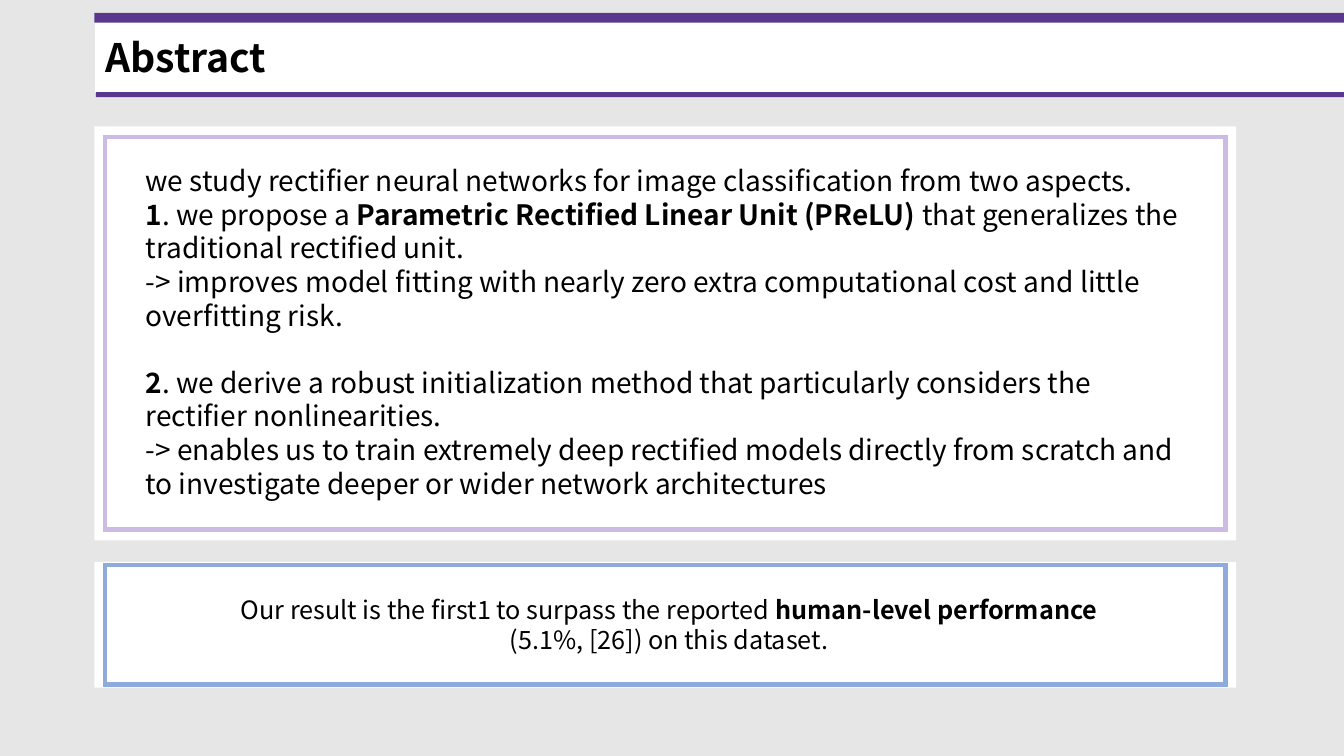
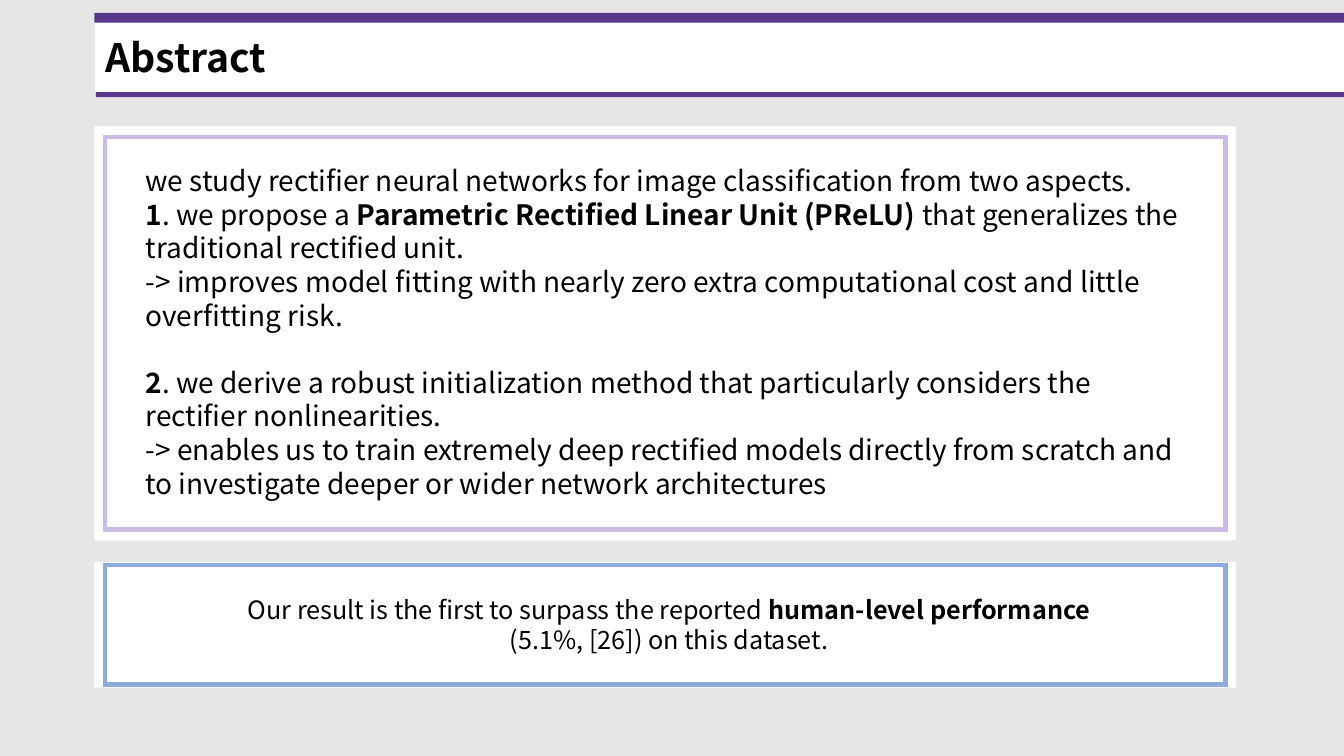
Before and after one commit to standing-o/Machine_Learning_Paper_Review, a slide deck: slide 2 of Paper.12_He_initialization/20211102_He_initialization.pptx. Drawn at 1344x756 pixels with LibreOffice and Linux fonts; fonts in the diff are those of the drawing. Boxes give left, top, right and bottom in pixels: in the first picture for what was removed or moved away, otherwise in the second. Text is boxed around its words. In the diff, an @@ line names an element or a change of style, - is before the commit and + after.

```diff
--- a/Paper.12_He_initialization/20211102_He_initialization.pptx
+++ b/Paper.12_He_initialization/20211102_He_initialization.pptx
@@ text at <box>248,598,1090,625</box>: text changed @@
-Our result is the first1 to surpass the reported human-level performance
+Our result is the first to surpass the reported human-level performance
```
Also in this commit, not shown: 2 other slides changed, 1 slide removed, 1 other file.
